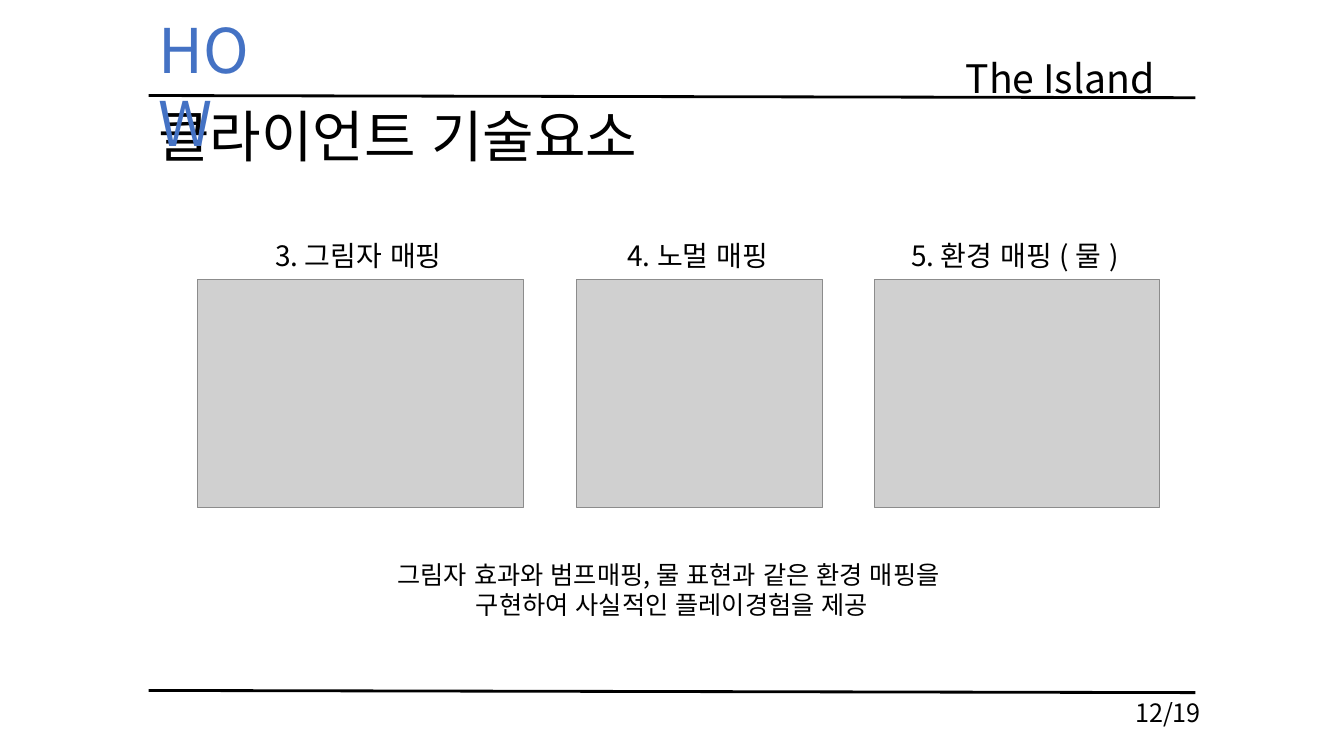
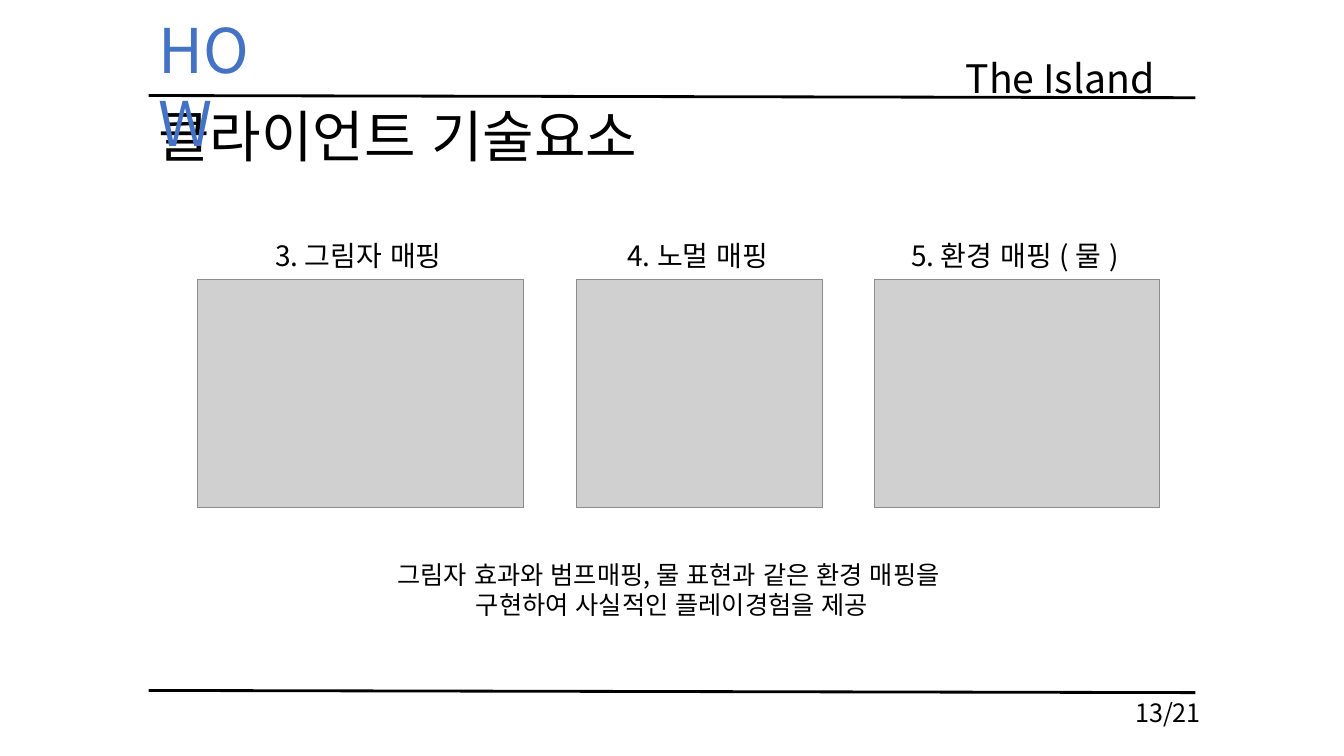
Before and after one commit to KimHaYoon/SickPerson, a slide deck: slide 13 of 문서/TheIsland_김하윤_이동규_이득유.pptx. Drawn at 1344x756 pixels with LibreOffice and Linux fonts; fonts in the diff are those of the drawing; grey boxes stand for pictures. Boxes give left, top, right and bottom in pixels: in the first picture for what was removed or moved away, otherwise in the second. Text is boxed around its words. In the diff, an @@ line names an element or a change of style, - is before the commit and + after.

```diff
--- a/문서/TheIsland_김하윤_이동규_이득유.pptx
+++ b/문서/TheIsland_김하윤_이동규_이득유.pptx
@@ text at bbox=[1135, 702, 1201, 727]: text changed @@
-12/19
+13/21
```
Also in this commit, not shown: 18 other slides changed.
